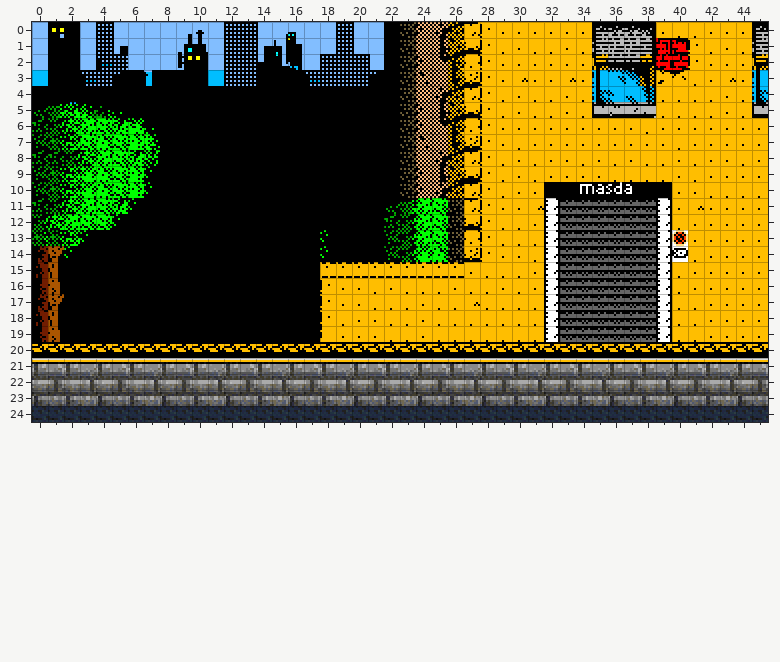
An edit to a level. Tiled map, static/bg3.tmx. The picture above was drawn from the file before the commit.
Cells are 8x8 px. Shown: x 0..45, y 0..24. Tiles whose own drawing changed are shown in their newer look in all pictures.
Once edited:
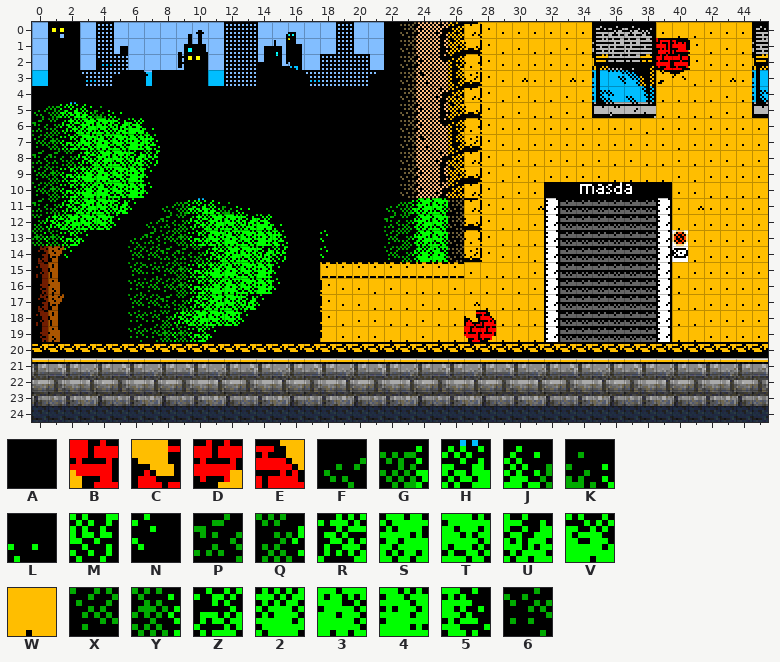
Key: from "tiles": A 39, B 1110, C 1111, D 1142, E 1143, F 1159, G 1160, H 1161, J 1162, K 1163, L 1164, M 1165, N 1166, P 1191, Q 1192, R 1193, S 1194, T 1195, U 1196, V 1197, W 1204, X 1223, Y 1224, Z 1225, 2 1226, 3 1227, 4 1229, 5 1230, 6 1255.
_ is an empty cell.
The exact change:
Layer "Tile Layer 1":
The edit turns tile A into tile 2 in rows 15 to 16 at x 11.
The edit turns tile A into tile 3 in row 13 at x 12; in rows 15 to 16 at x 12.
The edit turns tile A into tile 4 in row 13 at x 14; in rows 15 to 16 at x 14.
The edit turns tile A into tile 5 in row 13 at x 15.
The edit turns tile A into tile 6 in row 15 at x 7; in row 16 at x 6; in rows 18 to 19 at x 6 to 7.
The edit turns tile W into tile B in row 19 at x 27.
The edit turns tile W into tile C in row 18 at x 27.
The edit turns tile W into tile D in row 19 at x 28.
The edit turns tile W into tile E in row 18 at x 28.
The edit turns tile A into tile F in row 11 at x 8; in row 12 at x 7; in row 13 at x 6.
The edit turns tile A into tile G in row 11 at x 9.
The edit turns tile A into tile H in row 11 at x 10.
The edit turns tile A into tile J in row 11 at x 11.
The edit turns tile A into tile K in row 11 at x 12.
The edit turns tile A into tile L in row 11 at x 13; in row 12 at x 15.
The edit turns tile A into tile M in row 14 at x 15.
The edit turns tile A into tile N in rows 15 to 16 at x 15; in row 17 at x 14; in row 18 at x 13; in row 19 at x 11.
The edit turns tile A into tile P in row 12 at x 8; in row 13 at x 7; in row 14 at x 8 to 9; in row 17 at x 8.
The edit turns tile A into tile Q in row 12 at x 9; in row 14 at x 10; in row 17 at x 9; in row 18 at x 8.
The edit turns tile A into tile R in row 12 at x 10; in row 14 at x 11; in row 17 at x 10; in row 18 at x 9.
The edit turns tile A into tile S in row 12 at x 11; in row 14 at x 12; in row 17 at x 11; in row 18 at x 10.
The edit turns tile A into tile T in row 12 at x 12; in row 13 at x 11 and 13; in rows 14 to 16 at x 13; in row 17 at x 12; in row 18 at x 11 to 12.
The edit turns tile A into tile U in row 12 at x 13; in row 14 at x 14; in row 17 at x 13.
The edit turns tile A into tile V in row 12 at x 14.
The edit turns tile A into tile X in row 13 at x 8; in row 14 at x 6 to 7; in row 15 at x 6 and 8; in row 16 at x 7 to 8; in row 17 at x 6 to 7.
The edit turns tile A into tile Y in row 13 at x 9; in rows 15 to 16 at x 9; in row 19 at x 8 to 9.
The edit turns tile A into tile Z in row 13 at x 10; in rows 15 to 16 at x 10; in row 19 at x 10.
Where, in picture pixels (left, top, right, bottom), the same in both pictures:
changed: (128, 198, 288, 342)
changed: (464, 310, 496, 342)
